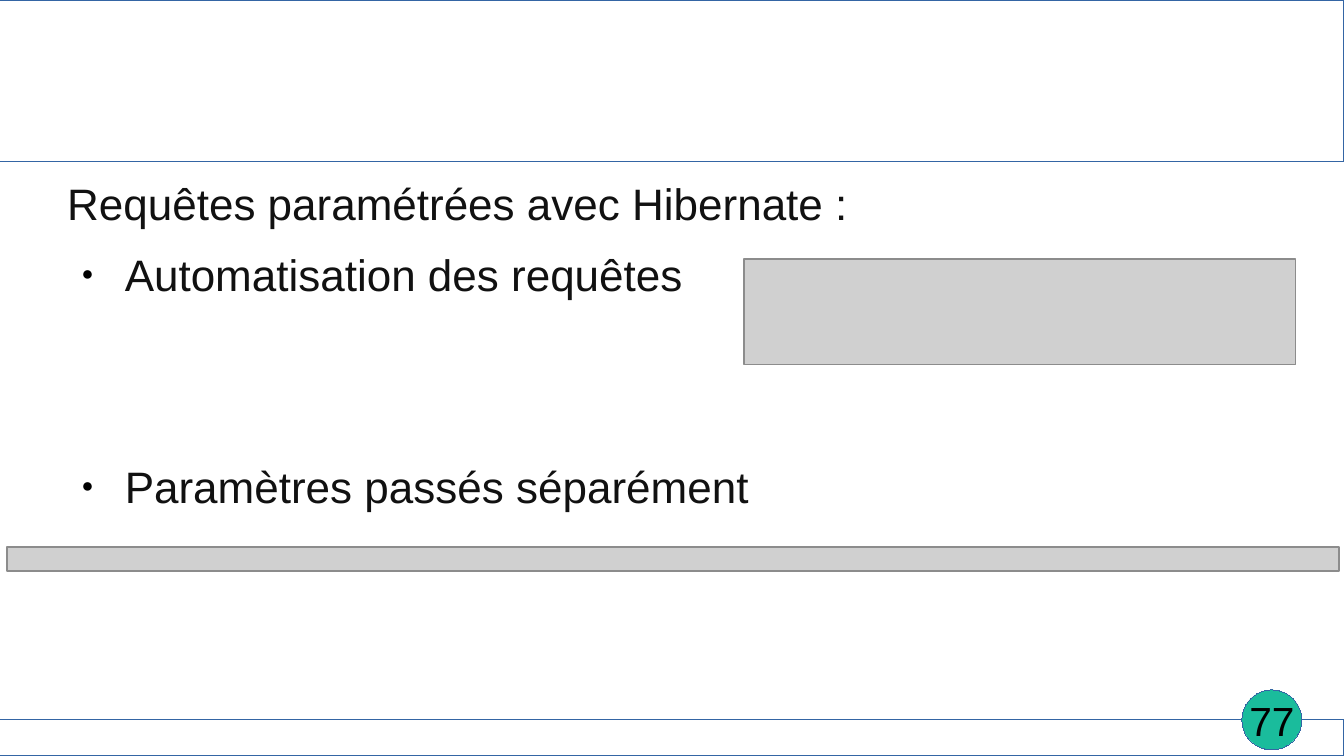
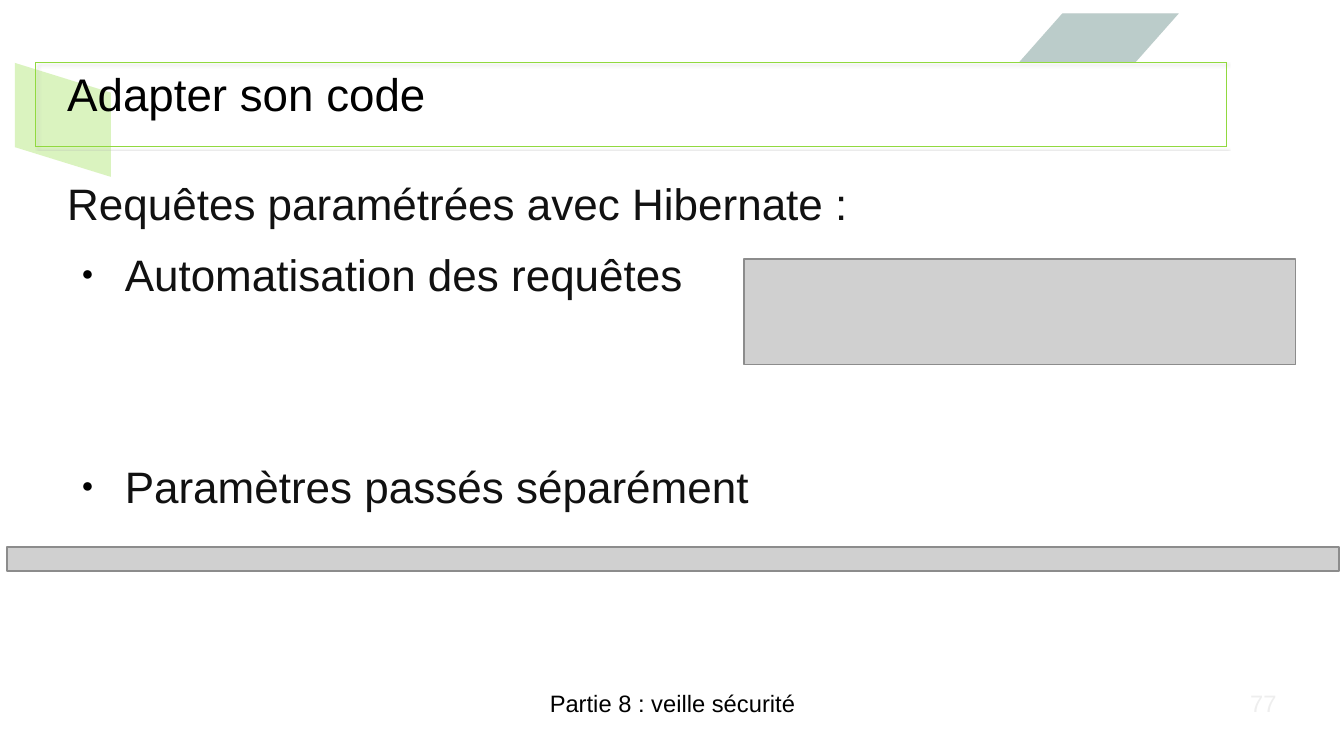
Before and after one commit to EmmaBroudic/Projet-Nooky, a slide deck: slide 77 of doc/Nooky4.odp. Drawn at 1344x756 pixels with LibreOffice and Linux fonts; fonts in the diff are those of the drawing; grey boxes stand for pictures. Boxes give left, top, right and bottom in pixels: in the first picture for what was removed or moved away, otherwise in the second. Text is boxed around its words. In the diff, an @@ line names an element or a change of style, - is before the commit and + after.

```diff
--- a/doc/Nooky4.odp
+++ b/doc/Nooky4.odp
@@ parallelogram added at (1020,13,1179,63), fill #81ACA6 at 39% opacity @@
@@ parallelogram added at (15,63,112,177), fill #B5E77D at 49% opacity @@
@@ rectangle: place and size @@
-rectangle at (0,0,1344,162)
+rectangle at (37,63,1228,148)
@@ rectangle at (37,63,1228,148): outline #3465A4 0 pt to #91D93F 0 pt; shadow on @@
@@ title added at (67,78,425,120), 27 pt, text #000000 @@
+Adapter son code
@@ text "Partie 8 : veille sécurité": place and size @@
-text "Partie 8 : veille sécurité" at (503,755,842,756)
+text "Partie 8 : veille sécurité" at (550,694,795,713)
@@ text "Partie 8 : veille sécurité" at (550,694,795,713): size 18 to 14 pt, font Karla to Arial, text colour #FFFFFF to #000000, bold off @@
@@ ellipse removed at (1243,690,1303,750) @@
@@ page number removed at (1249,708,1294,743) @@
-77
@@ rectangle removed at (0,721,1344,756) @@
```
Also in this commit, not shown: 81 other slides changed, 2 other files.
